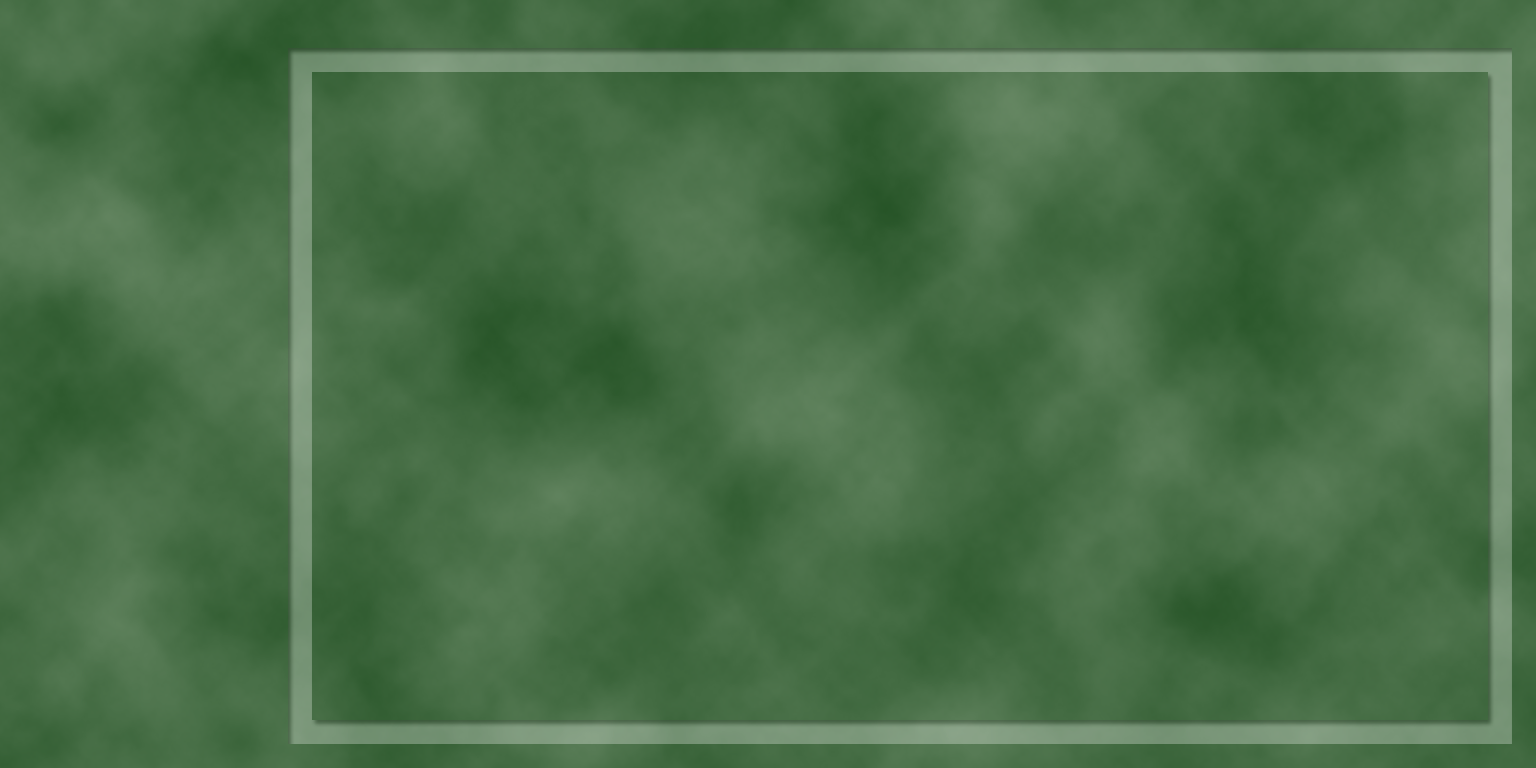
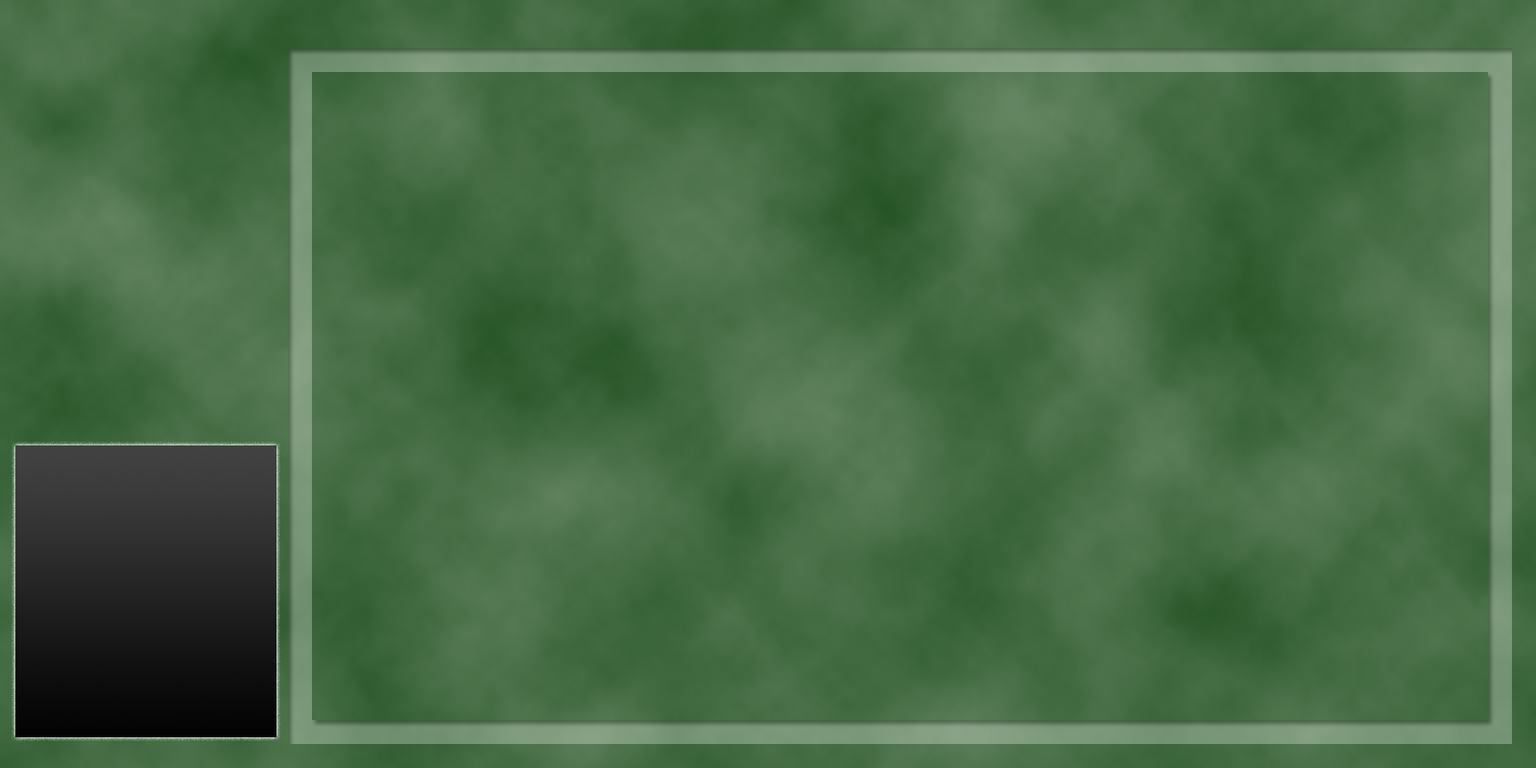
Before/after of a 1536×768 layered artwork. What changed in the layer stack:
added layer "Layer 3" above "Layer 2" over [15, 445, 277, 738]
